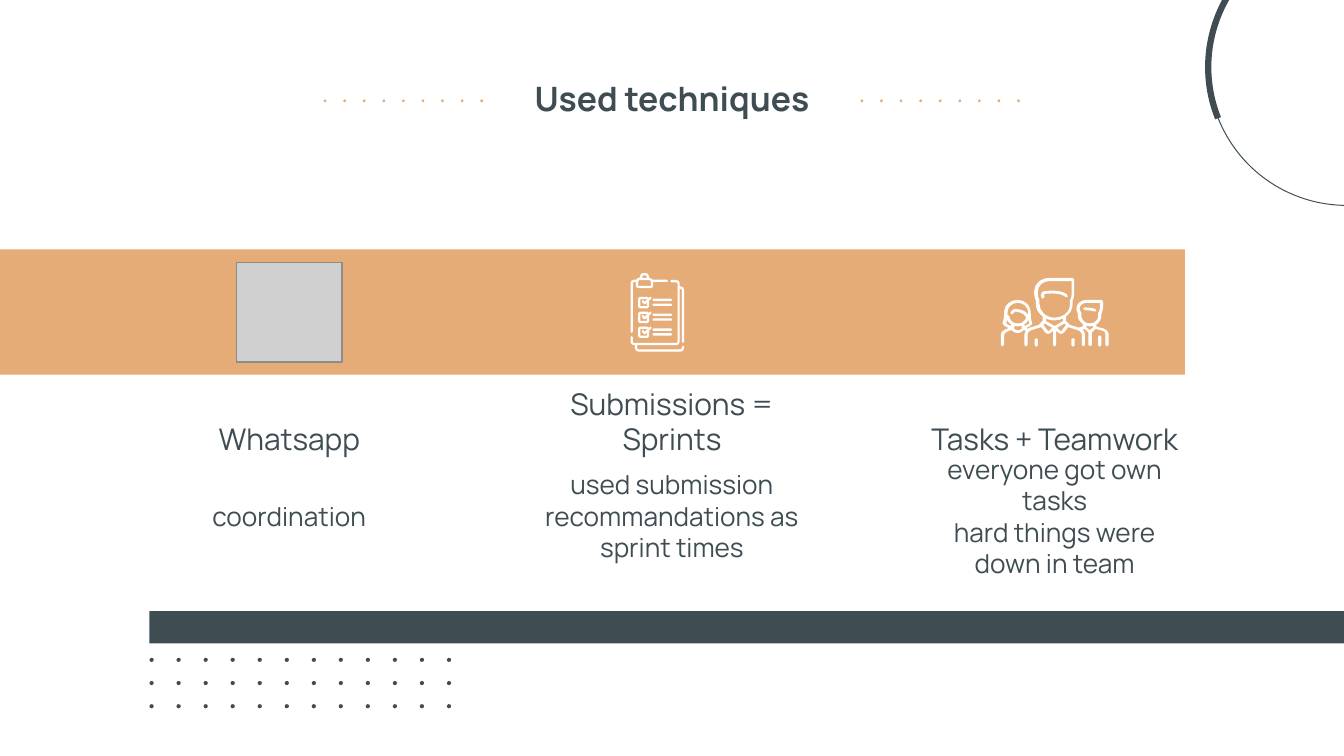
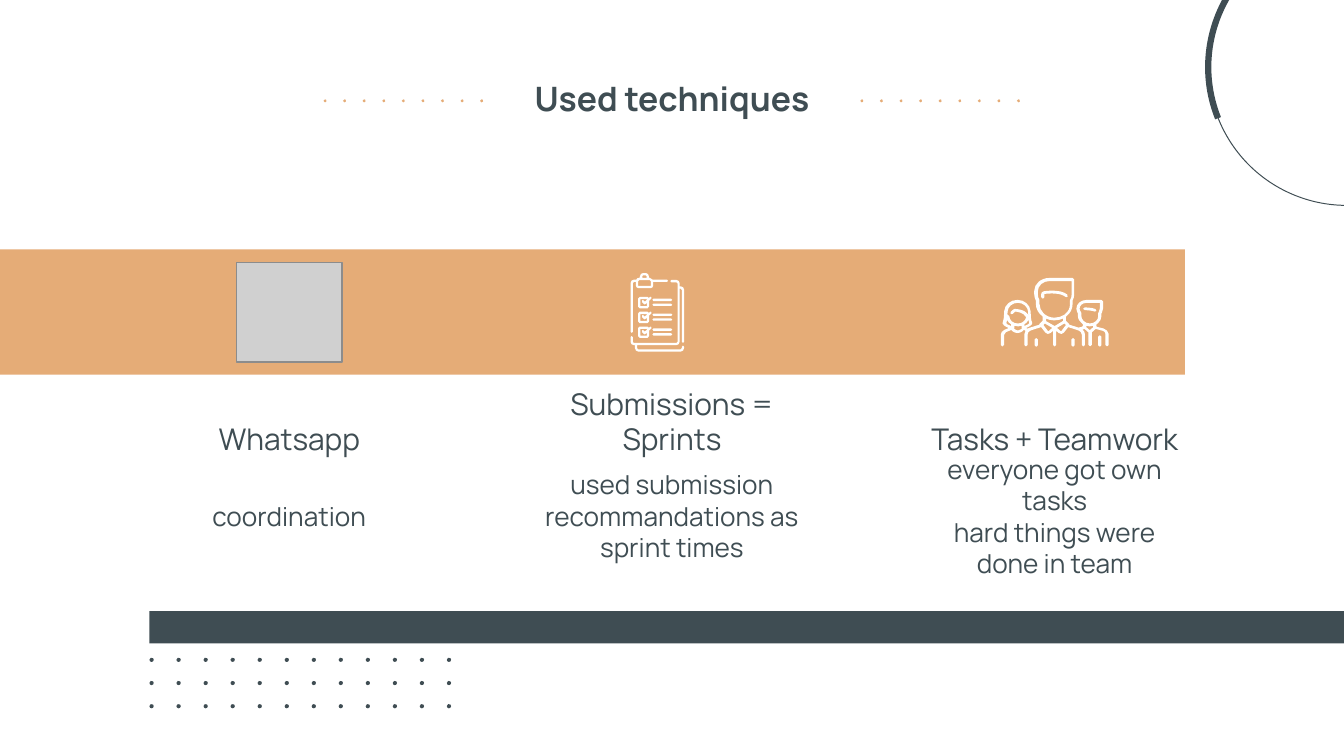
Before and after one commit to fhhagenberg-sqe-mcm-ws20/elevator-control-center-team-b, a slide deck: slide 6 of doc/ProjectPresentation.pptx. Drawn at 1344x756 pixels with LibreOffice and Linux fonts; fonts in the diff are those of the drawing; grey boxes stand for pictures. Boxes give left, top, right and bottom in pixels: in the first picture for what was removed or moved away, otherwise in the second. Text is boxed around its words. In the diff, an @@ line names an element or a change of style, - is before the commit and + after.

```diff
--- a/doc/ProjectPresentation.pptx
+++ b/doc/ProjectPresentation.pptx
@@ subtitle at (x1=947, y1=461, x2=1162, y2=574): text changed @@
-everyone got own tasks
-hard things were down in team
+everyone got own tasks
+hard things were done in team
```
Also in this commit, not shown: 9 other slides changed, 1 other file.
